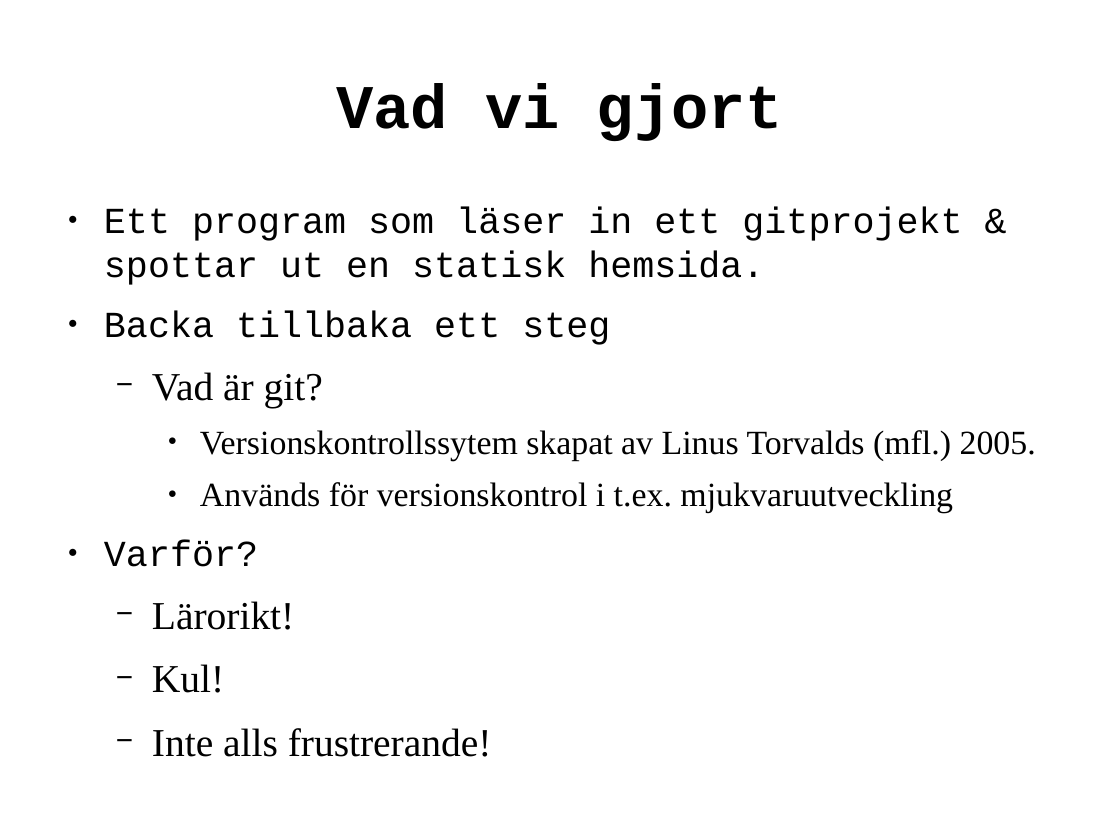
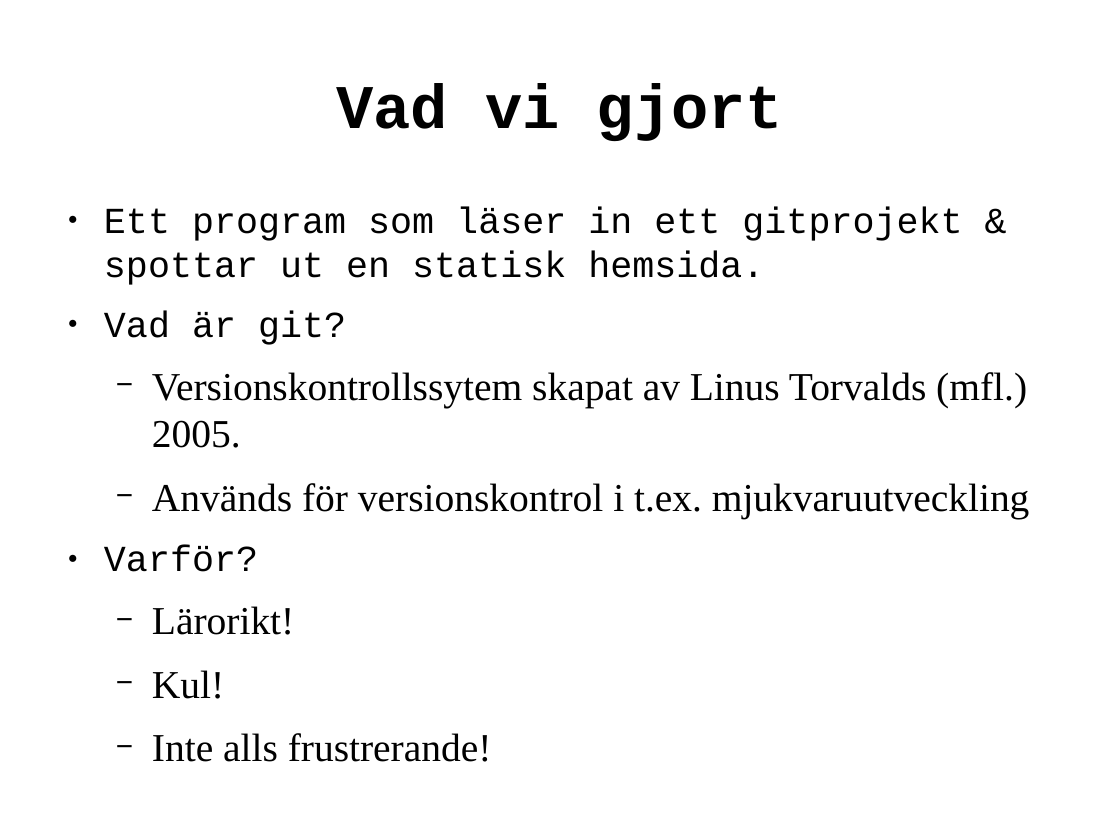
Before and after one commit to erlaan/git2web, a slide deck: slide 2 of log/presentation.odp. Drawn at 1120x840 pixels with LibreOffice and Linux fonts; fonts in the diff are those of the drawing. Boxes give left, top, right and bottom in pixels: in the first picture for what was removed or moved away, otherwise in the second. Text is boxed around its words. In the diff, an @@ line names an element or a change of style, - is before the commit and + after.

```diff
--- a/log/presentation.odp
+++ b/log/presentation.odp
@@ text at (x1=104, y1=311, x2=610, y2=345): paragraph removed @@
-● Backa tillbaka ett steg
@@ text at (x1=104, y1=311, x2=1030, y2=519): size 28 to 26 pt, font Times New Roman to Courier New in "Vad är git?"; size 24 to 28 pt in "Versionskontrollssytem skapat av Linus Torvalds (mfl.) 2005.", "Används för versionskontrol i t.ex. mjukvaruutveckling"; bullet − to ●; list level 2 to 1 in "Vad är git?"; bullet ● to −; list level 3 to 2 in "Versionskontrollssytem skapat av Linus Torvalds ..."; list level 3 to 2 in "Används för versionskontrol i t.ex. ..." @@
```
Also in this commit, not shown: 1 other slide changed, 6 other files.
